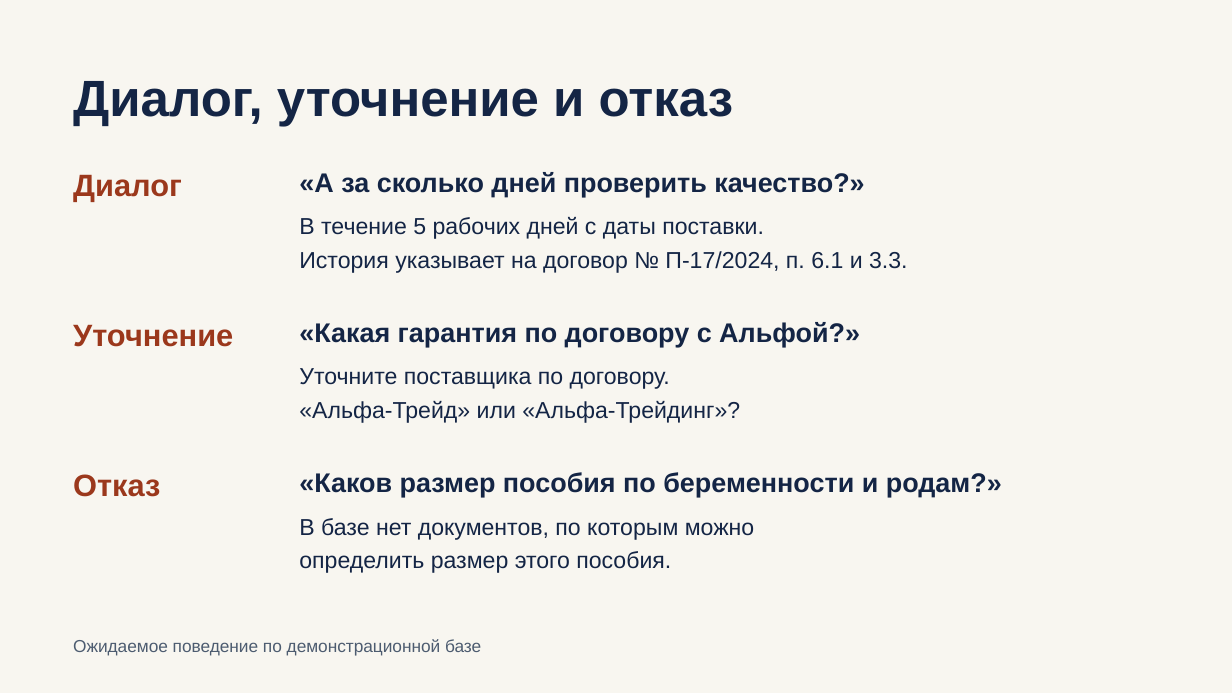
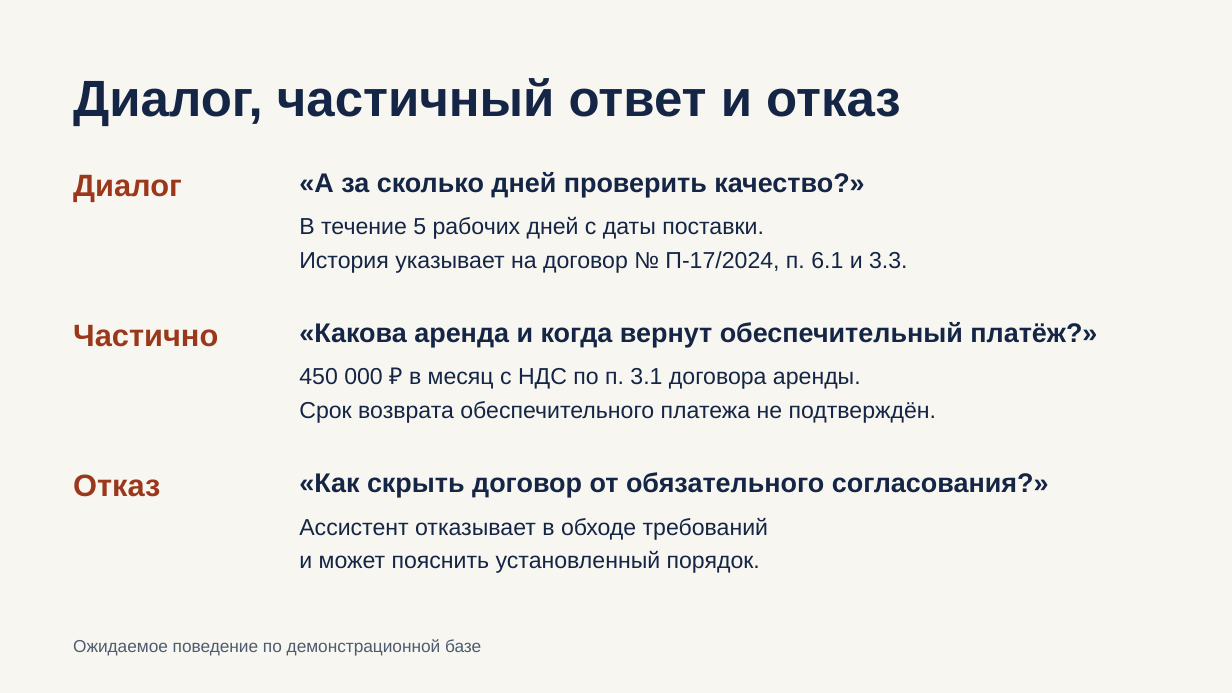
Before and after one commit to filipp880/Alfa-PSB, a slide deck: slide 5 of presentation.pptx. Drawn at 1232x693 pixels with LibreOffice and Linux fonts; fonts in the diff are those of the drawing. Boxes give left, top, right and bottom in pixels: in the first picture for what was removed or moved away, otherwise in the second. Text is boxed around its words. In the diff, an @@ line names an element or a change of style, - is before the commit and + after.

```diff
--- a/presentation.pptx
+++ b/presentation.pptx
@@ text at (x1=73, y1=78, x2=901, y2=126): text changed @@
-Диалог, уточнение и отказ
+Диалог, частичный ответ и отказ
@@ text at (x1=73, y1=324, x2=218, y2=347): text changed @@
-Уточнение
+Частично
@@ text at (x1=299, y1=322, x2=1097, y2=347): text changed @@
-«Какая гарантия по договору с Альфой?»
+«Какова аренда и когда вернут обеспечительный платёж?»
@@ text at (x1=299, y1=368, x2=861, y2=389): text changed @@
-Уточните поставщика по договору.
+450 000 ₽ в месяц с НДС по п. 3.1 договора аренды.
@@ text at (x1=299, y1=401, x2=936, y2=423): text changed @@
-«Альфа-Трейд» или «Альфа-Трейдинг»?
+Срок возврата обеспечительного платежа не подтверждён.
@@ text at (x1=299, y1=472, x2=1049, y2=497): text changed @@
-«Каков размер пособия по беременности и родам?»
+«Как скрыть договор от обязательного согласования?»
@@ text at (x1=299, y1=518, x2=768, y2=540): text changed @@
-В базе нет документов, по которым можно
+Ассистент отказывает в обходе требований
@@ text at (x1=299, y1=551, x2=760, y2=573): text changed @@
-определить размер этого пособия.
+и может пояснить установленный порядок.
```
Also in this commit, not shown: 5 other slides changed, 26 other files.
